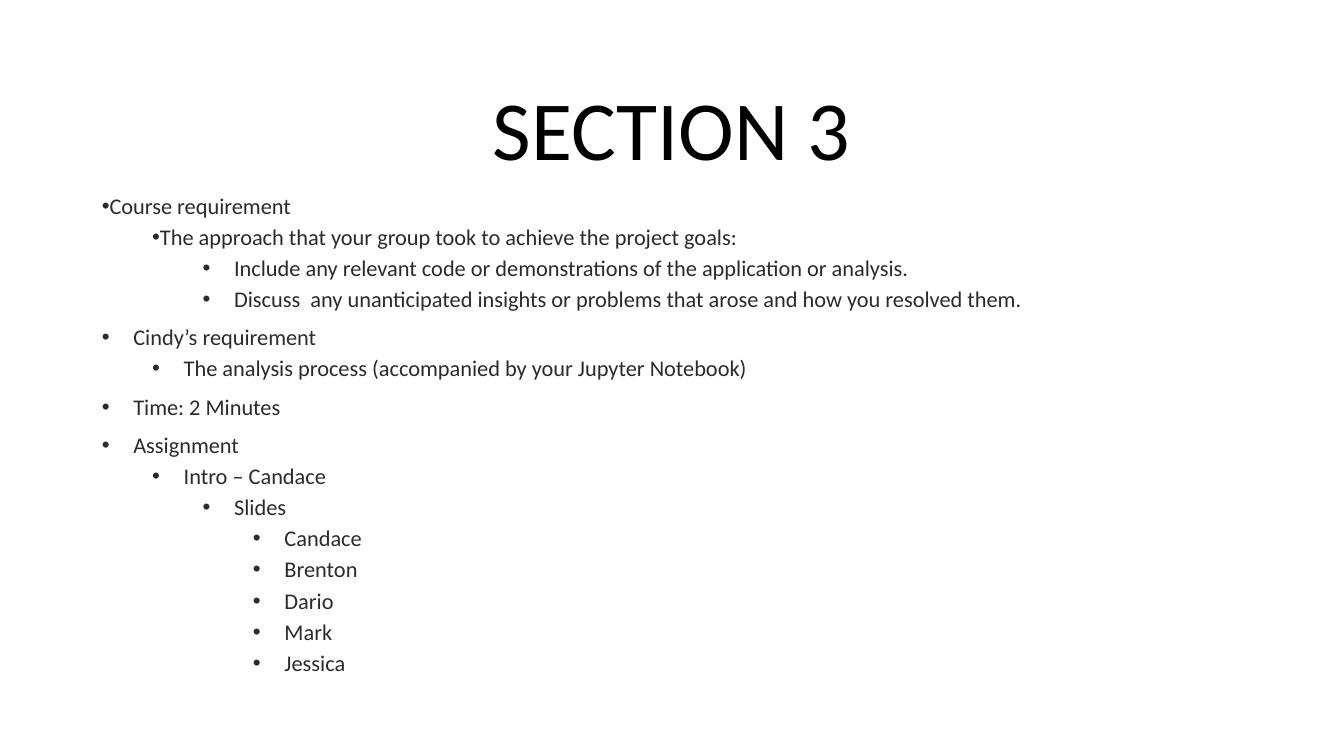
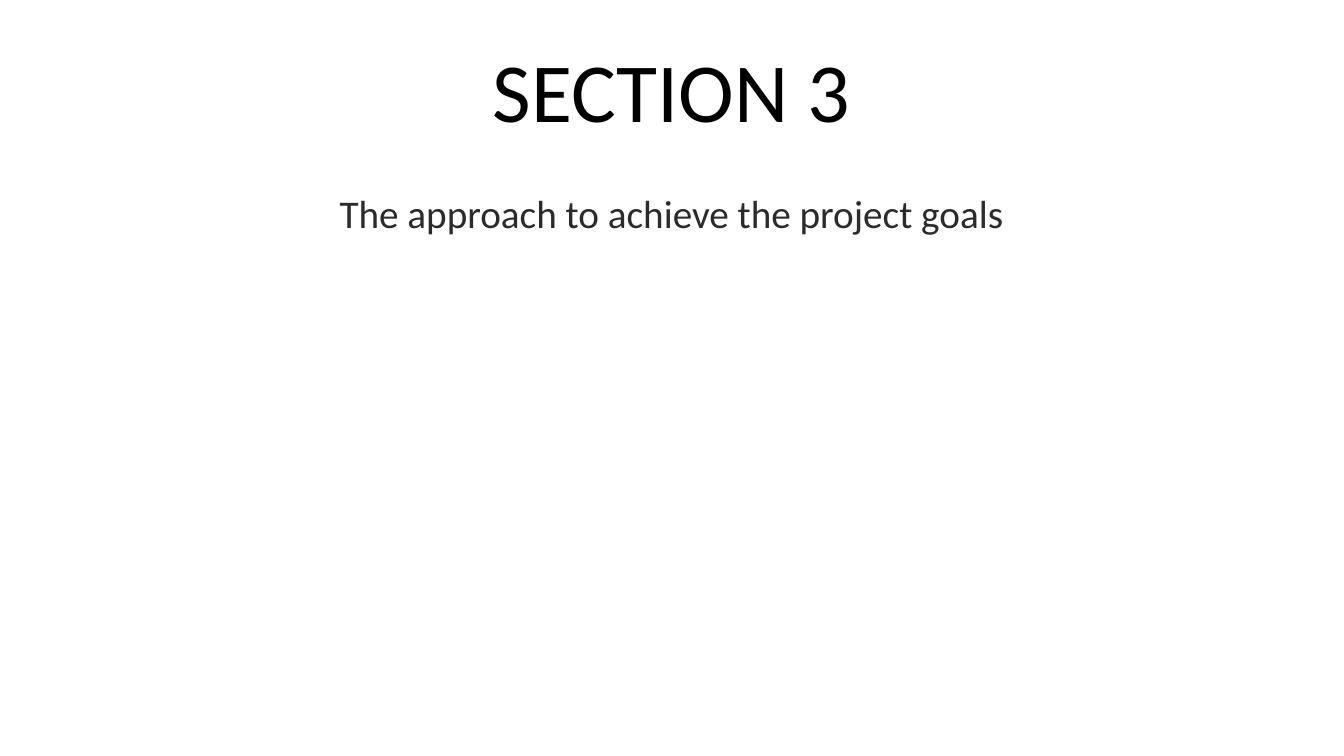
Before and after one commit to CandaceDoesData/Group_Project_1, a slide deck: slide 9 of mm_Group3_Project_1_Presentation.pptx (slide 10 before the commit). Drawn at 1344x756 pixels with LibreOffice and Linux fonts; fonts in the diff are those of the drawing. Boxes give left, top, right and bottom in pixels: in the first picture for what was removed or moved away, otherwise in the second. Text is boxed around its words. In the diff, an @@ line names an element or a change of style, - is before the commit and + after.

```diff
--- a/mm_Group3_Project_1_Presentation.pptx
+++ b/mm_Group3_Project_1_Presentation.pptx
@@ title "SECTION 3": place and size @@
-title "SECTION 3" at box(493, 105, 850, 161)
+title "SECTION 3" at box(493, 67, 850, 123)
@@ text at box(340, 200, 1003, 235): text changed; size 16 to 28 pt @@
-• Course requirement
-  • The approach that your group took to achieve the project goals:
-    • Include any relevant code or demonstrations of the application or analysis.
-    • Discuss any unanticipated insights or problems that arose and how you resolved them.
-• Cindy’s requirement
-  • The analysis process (accompanied by your Jupyter Notebook)
-• Time: 2 Minutes
-• Assignment
-  • Intro – Candace
-    • Slides
-      • Candace
-      • Brenton
-      • Dario
-      • Mark
-      • Jessica
+The approach to achieve the project goals
```
Also in this commit, not shown: 11 other slides changed, 5 slides added, 6 slides removed, 1 other file.
